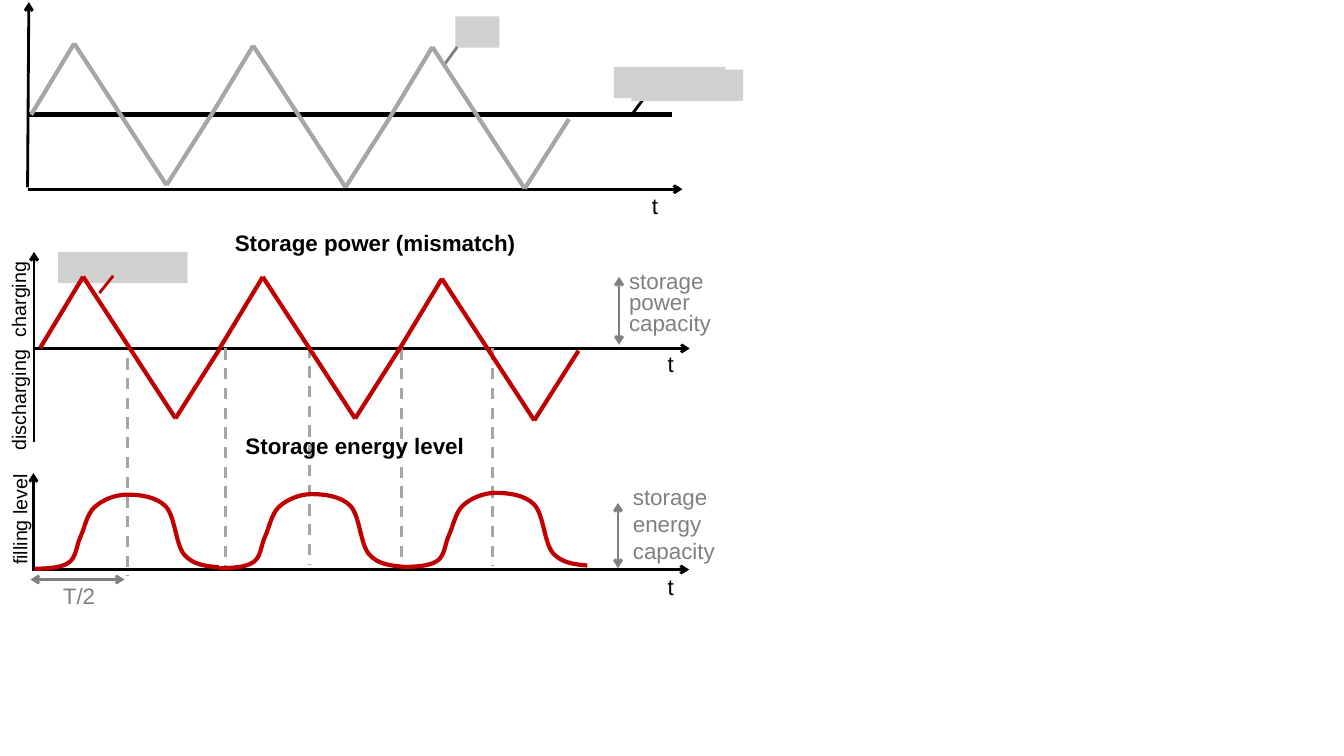
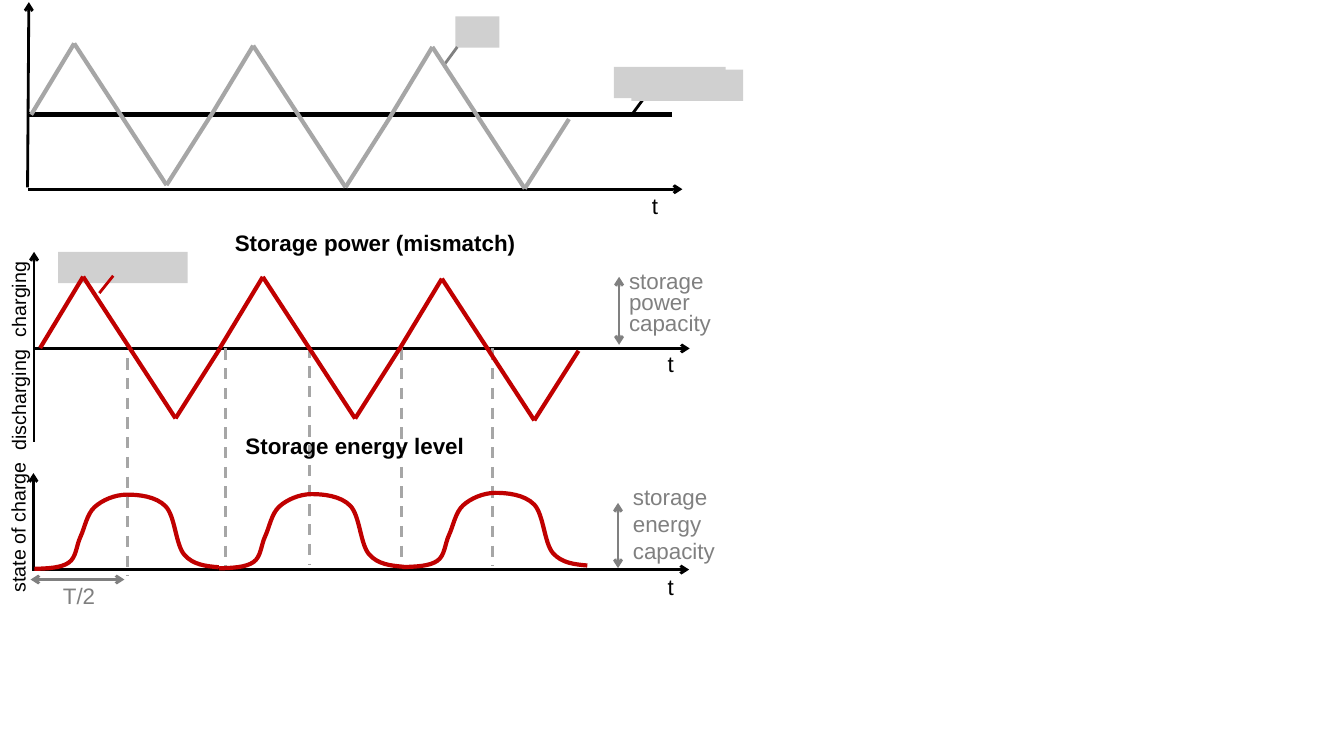
Before and after one commit to martavp/pv-textbook, a slide deck: slide 2 of Figures/Chapter_14/drawings/Fig14.X_storage_theory.pptx. Drawn at 1344x756 pixels with LibreOffice and Linux fonts; fonts in the diff are those of the drawing; grey boxes stand for pictures. Boxes give left, top, right and bottom in pixels: in the first picture for what was removed or moved away, otherwise in the second. Text is boxed around its words. In the diff, an @@ line names an element or a change of style, - is before the commit and + after.

```diff
--- a/Figures/Chapter_14/drawings/Fig14.X_storage_theory.pptx
+++ b/Figures/Chapter_14/drawings/Fig14.X_storage_theory.pptx
@@ text added at (8,469,30,592), 14 pt, text #000000 @@
+state of charge
@@ text removed at (10,478,32,564) @@
-filling level
```
Also in this commit, not shown: 1 other slide changed, 3 other files.
